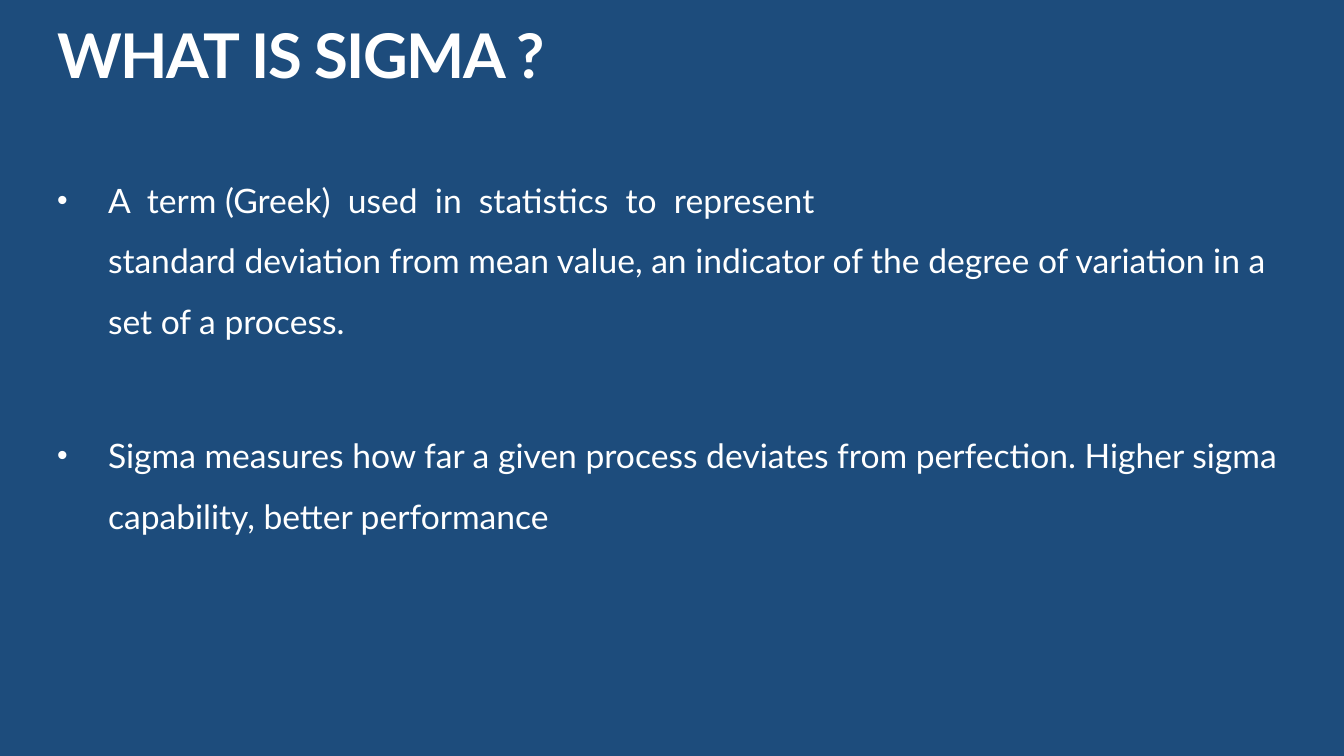
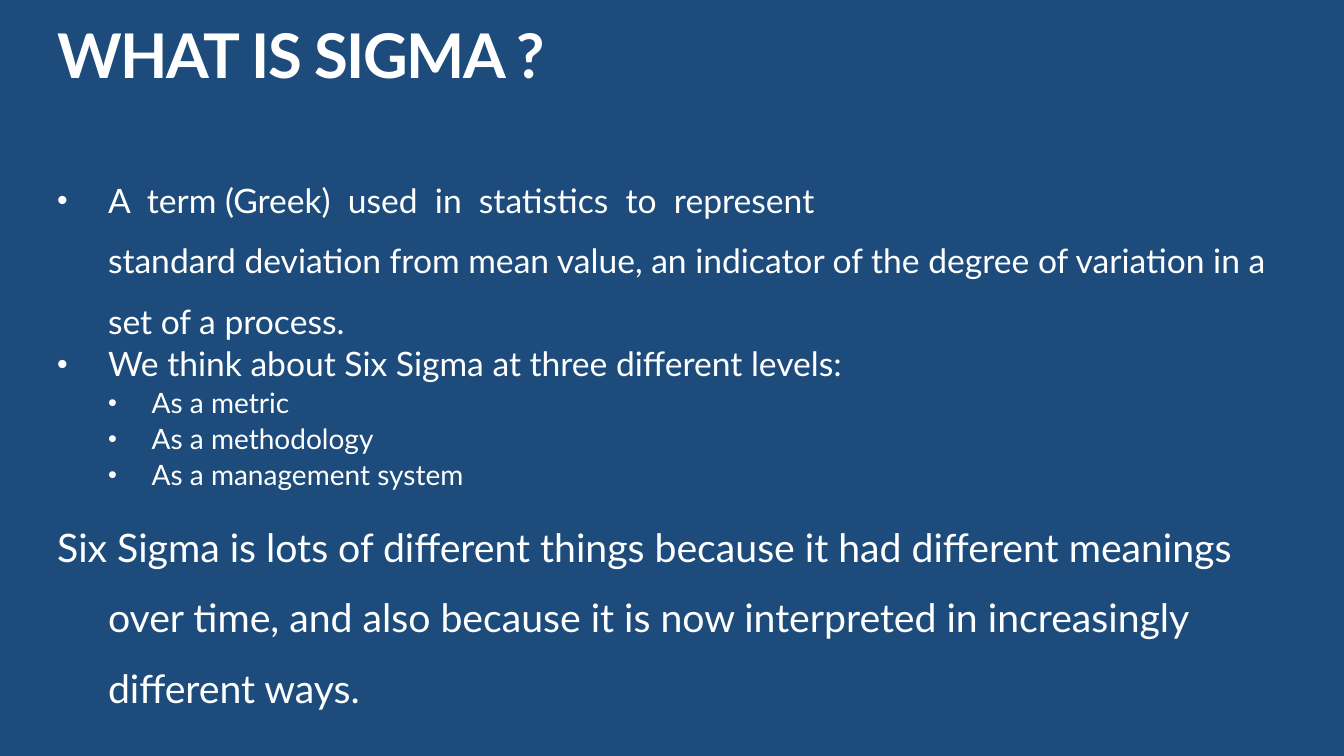
Before and after one commit to daotk/cdkpt, a slide deck: slide 4 of SPQM/Team Assignment/Team Assignment 02/Powerpoint/K16T1-Team15-Team Assignment1-Presentation.pptx. Drawn at 1344x756 pixels with LibreOffice and Linux fonts; fonts in the diff are those of the drawing. Boxes give left, top, right and bottom in pixels: in the first picture for what was removed or moved away, otherwise in the second. Text is boxed around its words. In the diff, an @@ line names an element or a change of style, - is before the commit and + after.

```diff
--- a/SPQM/Team Assignment/Team Assignment 02/Powerpoint/K16T1-Team15-Team Assignment1-Presentation.pptx
+++ b/SPQM/Team Assignment/Team Assignment 02/Powerpoint/K16T1-Team15-Team Assignment1-Presentation.pptx
@@ text at (57, 351, 1232, 710): text changed; size 24 to 28 pt @@
-• Sigma measures how far a given process deviates from perfection. Higher sigma capability, better performance
+• We think about Six Sigma at three different levels:
+  • As a metric
+  • As a methodology
+  • As a management system
+Six Sigma is lots of different things because it had different meanings over time, and also because it is now interpreted in increasingly different ways.
```
Also in this commit, not shown: 2 other slides changed.
